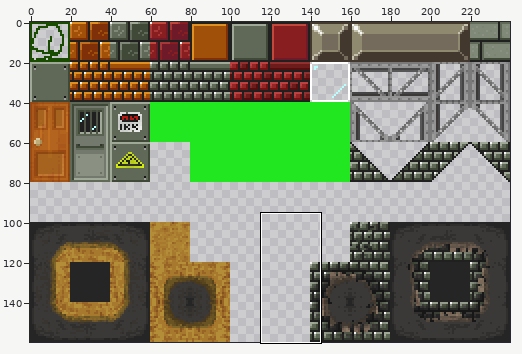
Sprite sheet, stored at assets/images/tiles.png. Above: a wide view before the commit, with the close-up outlined.
Close-up. The starting point:
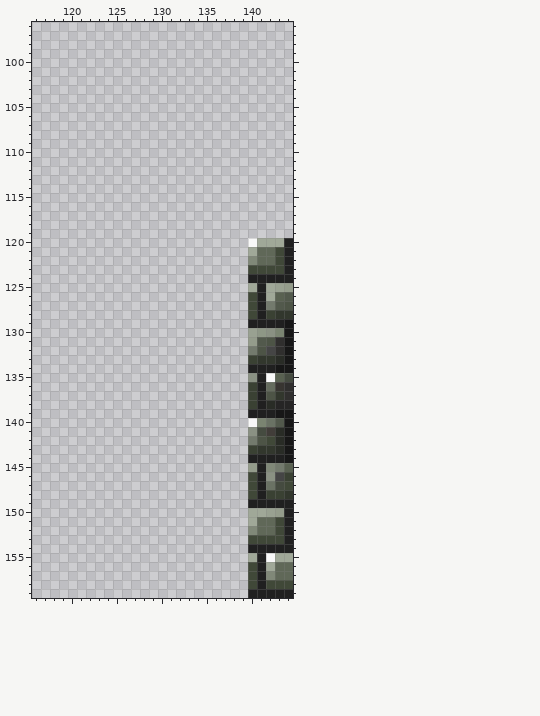
The file is 240x160 pixels. Colours within 5 levels of each other are drawn and written as one. Shown: x 116..144, y 96..159.
Once edited:
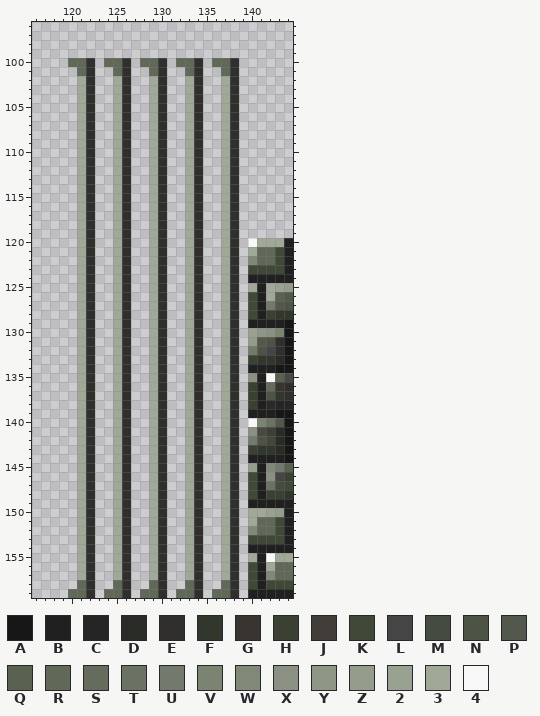
Palette (. is transparent): A #171717  B #202020  C #262525  D #292c26  E #302f2e  F #32372d  G #383531  H #3a4133  J #413d39  K #404838  L #454545  M #454b40  N #4d5446  P #52594c  Q #596151  R #606858  S #656c5e  T #6a7264  U #737a6d  V #7a8471  W #808878  X #8a9183  Y #8e9786  Z #949c8b  2 #99a191  3 #a0a898  4 #f8f8f8
Edits made:
@@ x 116..144 @@
  99 .............................
-100 .............................
-101 .............................
-102 .............................
-103 .............................
-104 .............................
-105 .............................
-106 .............................
-107 .............................
-108 .............................
-109 .............................
-110 .............................
-111 .............................
-112 .............................
-113 .............................
-114 .............................
-115 .............................
-116 .............................
-117 .............................
-118 .............................
-119 .............................
-120 ........................4333B
-121 ........................3RRKB
-122 ........................WRRKB
-123 ........................KKKKB
-124 ........................BBBBB
-125 ........................3B32Z
-126 ........................KB3QP
-127 ........................KBUPN
-128 ........................KBHFF
-129 ........................BBBBA
-130 ........................2YXVA
-131 ........................ZPNEA
-132 ........................UNLEA
-133 ........................HFFDA
-134 ........................BBBAA
-135 ........................XB4QM
-136 ........................HBSGE
-137 ........................HBNFE
-138 ........................HBDCC
-139 ........................BBBAA
-140 ........................4VTPA
-141 ........................XMJDA
-142 ........................UNKDA
-143 ........................HFFDA
-144 ........................BBBBA
-145 ........................ZBWUQ
-146 ........................KBXLH
-147 ........................KBTMK
-148 ........................KBHHF
-149 ........................BBBBB
-150 ........................332ZB
-151 ........................3RRKB
-152 ........................WRRKB
-153 ........................KKKKB
-154 ........................BBBBB
-155 ........................3B433
-156 ........................KB3RR
-157 ........................KBWRR
-158 ........................KBKKK
-159 ........................BBBBB
+100 ....RRE.RRE.RRE.RRE.RRE......
+101 .....RE..RE..RE..RE..RE......
+102 .....3E..3E..3E..3E..3E......
+103 .....3E..3E..3E..3E..3E......
+104 .....3E..3E..3E..3E..3E......
+105 .....3E..3E..3E..3E..3E......
+106 .....3E..3E..3E..3E..3E......
+107 .....3E..3E..3E..3E..3E......
+108 .....3E..3E..3E..3E..3E......
+109 .....3E..3E..3E..3E..3E......
+110 .....3E..3E..3E..3E..3E......
+111 .....3E..3E..3E..3E..3E......
+112 .....3E..3E..3E..3E..3E......
+113 .....3E..3E..3E..3E..3E......
+114 .....3E..3E..3E..3E..3E......
+115 .....3E..3E..3E..3E..3E......
+116 .....3E..3E..3E..3E..3E......
+117 .....3E..3E..3E..3E..3E......
+118 .....3E..3E..3E..3E..3E......
+119 .....3E..3E..3E..3E..3E......
+120 .....3E..3E..3E..3E..3E.4333B
+121 .....3E..3E..3E..3E..3E.3RRKB
+122 .....3E..3E..3E..3E..3E.WRRKB
+123 .....3E..3E..3E..3E..3E.KKKKB
+124 .....3E..3E..3E..3E..3E.BBBBB
+125 .....3E..3E..3E..3E..3E.3B32Z
+126 .....3E..3E..3E..3E..3E.KB3QP
+127 .....3E..3E..3E..3E..3E.KBUPN
+128 .....3E..3E..3E..3E..3E.KBHFF
+129 .....3E..3E..3E..3E..3E.BBBBA
+130 .....3E..3E..3E..3E..3E.2YXVA
+131 .....3E..3E..3E..3E..3E.ZPNEA
+132 .....3E..3E..3E..3E..3E.UNLEA
+133 .....3E..3E..3E..3E..3E.HFFDA
+134 .....3E..3E..3E..3E..3E.BBBAA
+135 .....3E..3E..3E..3E..3E.XB4QM
+136 .....3E..3E..3E..3E..3E.HBSGE
+137 .....3E..3E..3E..3E..3E.HBNFE
+138 .....3E..3E..3E..3E..3E.HBDCC
+139 .....3E..3E..3E..3E..3E.BBBAA
+140 .....3E..3E..3E..3E..3E.4VTPA
+141 .....3E..3E..3E..3E..3E.XMJDA
+142 .....3E..3E..3E..3E..3E.UNKDA
+143 .....3E..3E..3E..3E..3E.HFFDA
+144 .....3E..3E..3E..3E..3E.BBBBA
+145 .....3E..3E..3E..3E..3E.ZBWUQ
+146 .....3E..3E..3E..3E..3E.KBXLH
+147 .....3E..3E..3E..3E..3E.KBTMK
+148 .....3E..3E..3E..3E..3E.KBHHF
+149 .....3E..3E..3E..3E..3E.BBBBB
+150 .....3E..3E..3E..3E..3E.332ZB
+151 .....3E..3E..3E..3E..3E.3RRKB
+152 .....3E..3E..3E..3E..3E.WRRKB
+153 .....3E..3E..3E..3E..3E.KKKKB
+154 .....3E..3E..3E..3E..3E.BBBBB
+155 .....3E..3E..3E..3E..3E.3B433
+156 .....3E..3E..3E..3E..3E.KB3RR
+157 .....3E..3E..3E..3E..3E.KBWRR
+158 .....RE..RE..RE..RE..RE.KBKKK
+159 ....RRE.RRE.RRE.RRE.RRE.BBBBB
Boxes around the changes in both close-ups, in picture pixels (x1, y1, x2, y2):
added: (68, 58, 239, 598)
